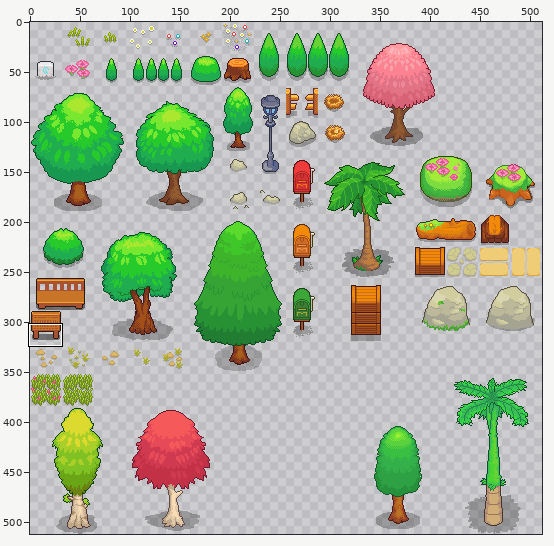
Two states of a sprite sheet, img/tilesets/Growing_OutsideB_Spring.png. The first picture is a wide view before the edit; the outline marks the close-up.
Close-up. Before the edit:
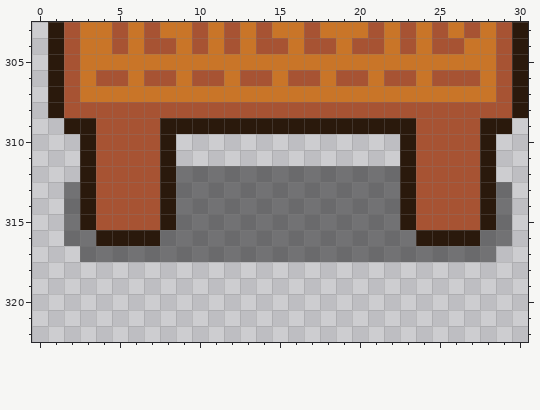
The file is 512x512 pixels. Colours within 5 levels of each other are drawn and written as one. Shown: x 0..30, y 303..322. The commit also changed other parts of the picture, which this record leaves out.
Now the later version:
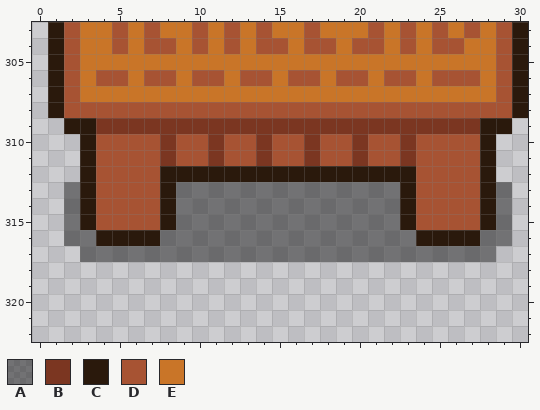
Palette (. is transparent): A #00000071  B #7b3621  C #2a190c  D #a75333  E #c97528
The exact change:
Changed rows in their new state; - is an unchanged pixel.
first column x 4:
309 BBBBBBBBBBBBBBBBBBBBBBBB
310 ----BDDBDDBDDBDDBDDB----
311 ----BDDBDDBDDBDDBDDB----
312 -----CCCCCCCCCCCCCC-----
Changed places in both close-ups, as pixel boxes (x1, y1, x2, y2):
changed: (96, 118, 480, 182)
